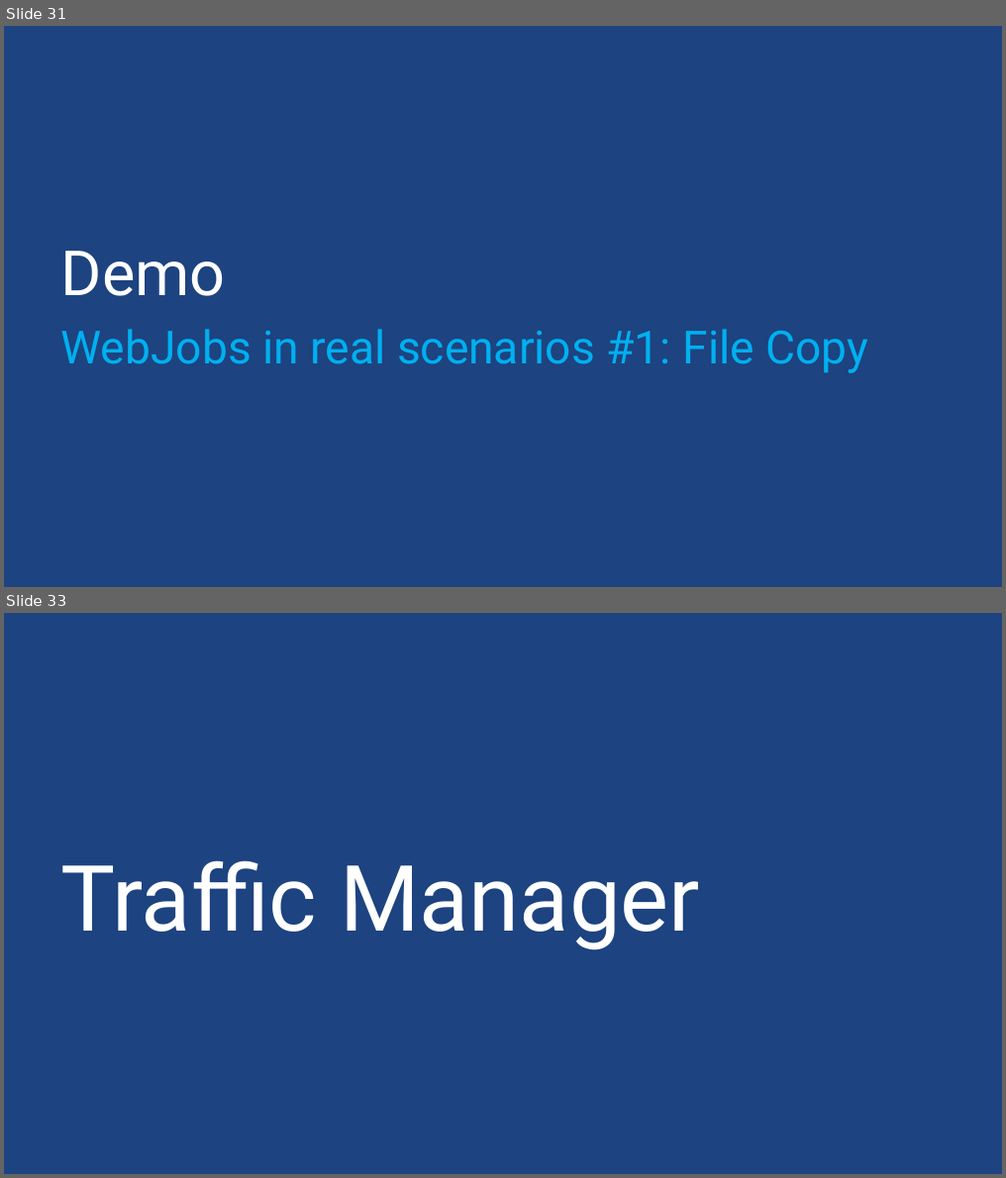
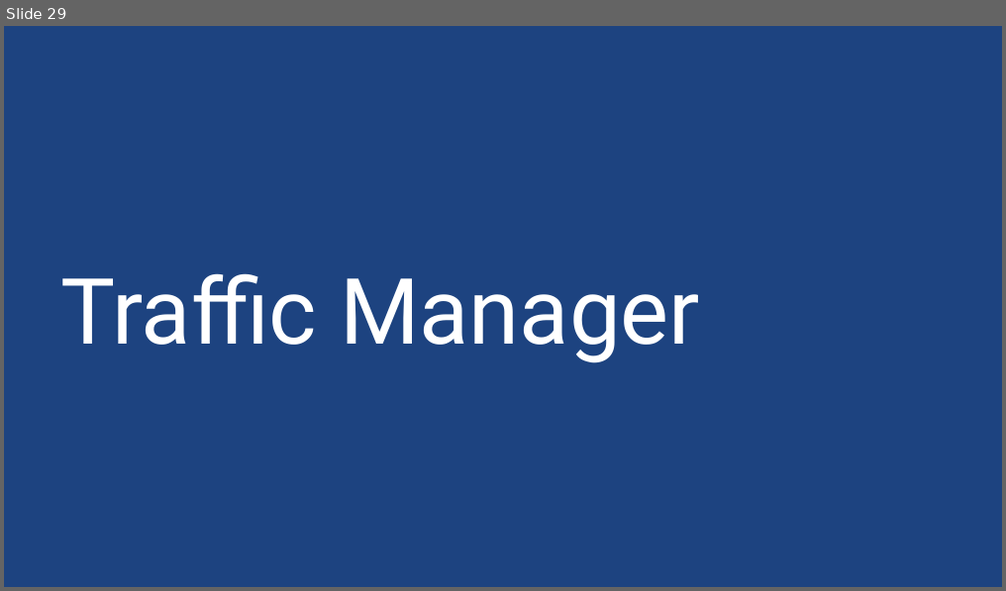
Before and after one commit to sack212/BasicAzureCamp, a slide deck: Presentation/Web/Web.pptx. Shown one above the other, each under a label of ours: slides 31 and 33 before the commit, slide 29 after it; the slides between them are not shown. The pictures are 1006x1178 and 1006x591 pixels, drawn with LibreOffice and Linux fonts; fonts in the diff are those of the drawing; background and template pictures are left out. Boxes give left, top, right and bottom in pixels: in the first picture for what was removed or moved away, otherwise in the second. Text is boxed around its words. In the diff, an @@ line names an element or a change of style, - is before the commit and + after.

Commit message:
Corrections to Web App demo scripts and slides. This fixes #6, fixes #8

```diff
--- a/Presentation/Web/Web.pptx
+++ b/Presentation/Web/Web.pptx
@@ slide 31 removed at box(4, 26, 1002, 587), background picture (left out) @@
@@ title removed at box(61, 251, 226, 296) @@
-Demo
@@ subtitle removed at box(61, 329, 868, 373) @@
-WebJobs in real scenarios #1: File Copy
@@ what was slide 33 is now slide 29 @@
```
Also in this commit, not shown: 3 slides changed, 4 other slides removed, 1 other file.
